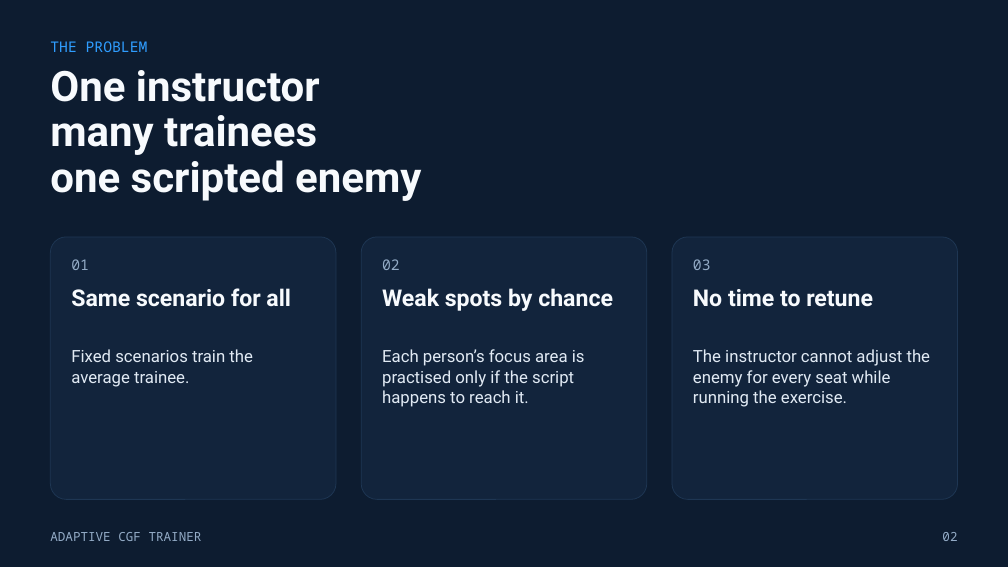
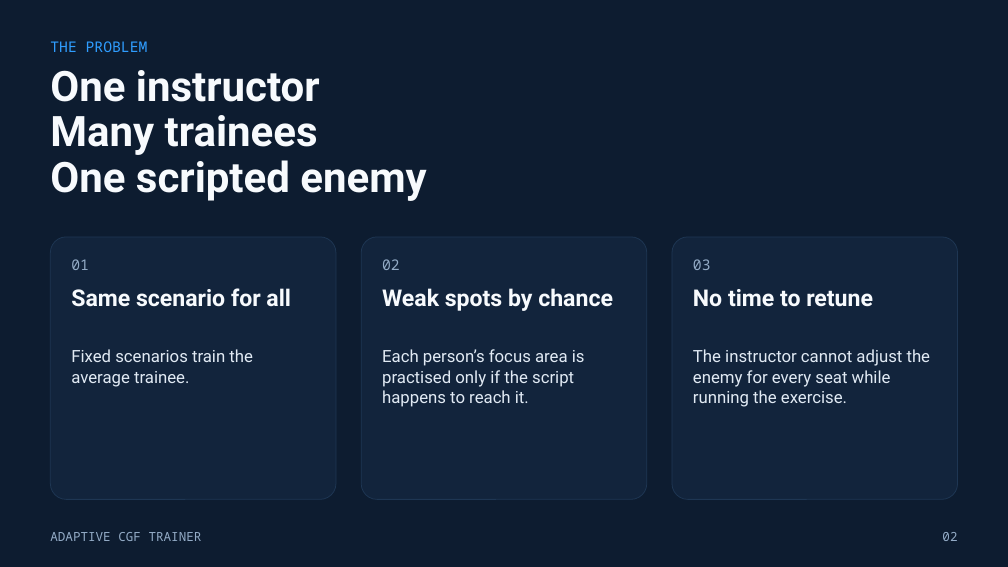
Before and after one commit to buttception/T-S_Hackathon26, a slide deck: slide 2 of cgf-demo/docs/pitch/Adaptive-CGF-Trainer.pptx. Drawn at 1008x567 pixels with LibreOffice and Linux fonts; fonts in the diff are those of the drawing. Boxes give left, top, right and bottom in pixels: in the first picture for what was removed or moved away, otherwise in the second. Text is boxed around its words. In the diff, an @@ line names an element or a change of style, - is before the commit and + after.

```diff
--- a/cgf-demo/docs/pitch/Adaptive-CGF-Trainer.pptx
+++ b/cgf-demo/docs/pitch/Adaptive-CGF-Trainer.pptx
@@ title at <box>50,70,426,201</box>: text changed @@
-One instructor
-many trainees
-one scripted enemy
+One instructor
+Many trainees
+One scripted enemy
```
Also in this commit, not shown: 2 other slides changed.
